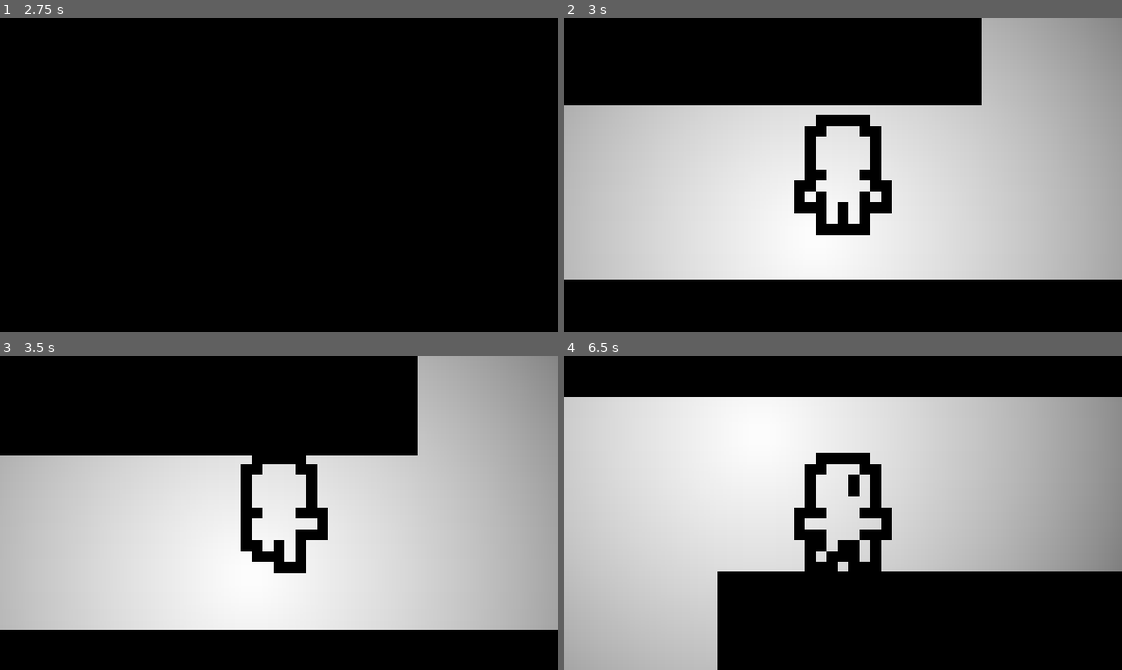
Above: before the commit, frames 1-4 (two rows, left to right).
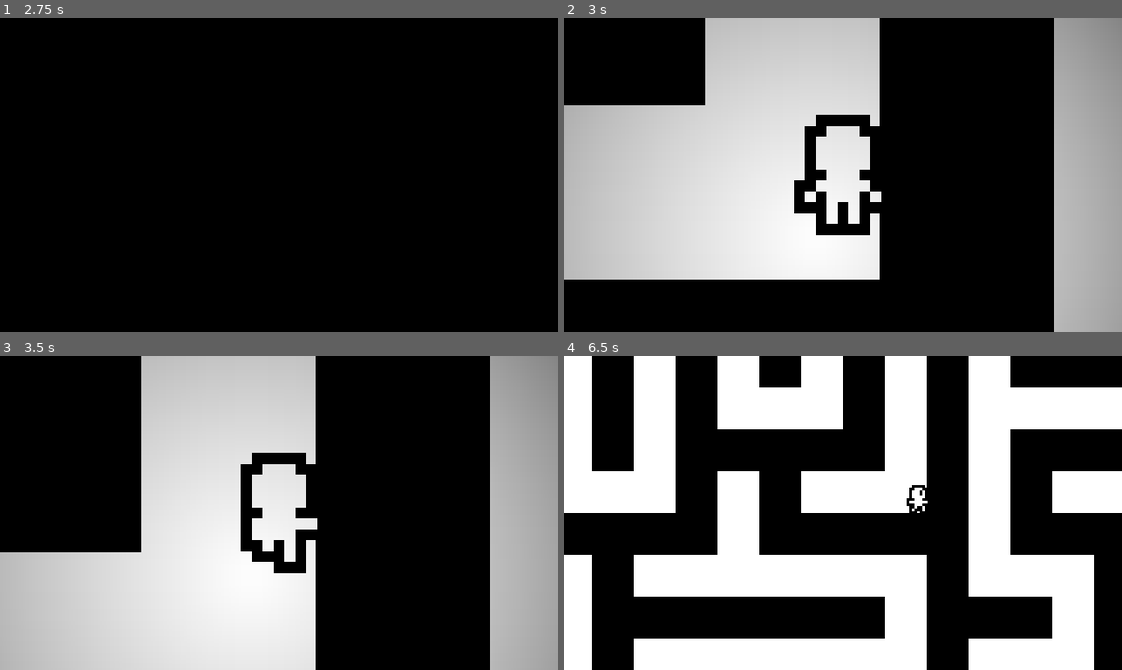
Above: after the commit, the same moments.

Repository: CasBogart/MINOTAUR
Game: Godot game, scene res://src/labyrinth.tscn
Same seed, same stepped clock (60 frames per second), same inputs: the game is played once before the commit and once after it. The project has no main scene, so this scene is started directly.
Inputs (mouse positions are in pixels of both pictures, inside the frame that each line leads up to):
- Up to frame 1 (2.75 s): tap Enter at 0.5, 2 s; move the mouse to (401, 159) at 0.52 s; hold D (move_right) 0.53-1.28 s; hold Shift (run) 0.53-1.28 s; tap Space (lantern_interact) at 1.25, 1.35 s; move the mouse to (167, 190) at 1.27 s; hold S (move_down) 1.28-2.03 s; tap Shift (run) at 1.55 s; move the mouse to (334, 105) at 2.02 s; hold D (move_right) from 2.03 s (still down); hold Shift (run) from 2.03 s (still down)
- Up to frame 2 (3 s): tap Space (lantern_interact) at 2.75 s; move the mouse to (815, 237) at 2.77 s; release D (move_right) at 2.78 s; release Shift (run) at 2.78 s; hold W (move_up) from 2.78 s (still down); tap Shift (run) at 2.85 s
- Up to frame 3 (3.5 s): keep holding W (move_up)
- Up to frame 4 (6.5 s): move the mouse to (1010, 560) at 3.52 s; release W (move_up) at 3.53 s; hold Shift (run) 3.53-4.28 s; hold A (move_left) 3.53-5.03 s; tap Space (lantern_interact) at 3.6, 5.85 s; tap Tab (map) at 4.15 s; move the mouse to (675, 465) at 4.27 s; tap Shift (run) at 4.35, 6.05 s; tap Enter at 5 s; move the mouse to (870, 513) at 5.02 s; hold S (move_down) 5.03-5.78 s; hold Shift (run) 5.03-5.78 s; move the mouse to (759, 434) at 5.77 s; hold D (move_right) from 5.78 s (still down)

Frame 1 is identical in both runs. In frame 2, 31% of the frame differs, in the area x 25-100%, y 0-100%; in frame 3, 48%; in frame 4, 77%, in the area x 0-100%, y 0-100%.

Commit message:
i don't know
lantern bugfixes, minimap kindof works

Diff:
--- a/common/aster/aster.gd
+++ b/common/aster/aster.gd
@@ -2,6 +2,7 @@
 
 @onready var animated_sprite: AnimatedSprite2D = $AnimatedSprite2D
 @onready var state_machine: StateMachine = $StateMachine
+@onready var player_cam: Camera2D = $Camera2D
 @onready var lantern = $Lantern
 
 # i just made some bullshittttt
@@ -9,6 +10,7 @@
 func _ready() -> void:
 	state_machine.init(self)
 	self.add_to_group("minotarget")
+	SignalBus.open_map.connect(map_open)
 
 	# this is convoluted but makes sure the character is facing south when you load in
 	animated_sprite.play("walkforward")
@@ -25,3 +27,11 @@
 
 func _unhandled_input(event: InputEvent) -> void:
 	state_machine.process_input(event)
+
+func map_open(camera: Camera2D):
+	if not camera.enabled:
+		camera.enabled = true
+		player_cam.enabled = false
+	else:
+		player_cam.enabled = true
+		camera.enabled = false
--- a/common/minotaur/minotaur.gd
+++ b/common/minotaur/minotaur.gd
@@ -7,11 +7,13 @@
 @onready var lantern_raycast: RayCast2D = $LanternCast
 @onready var search_area: Area2D = $SearchArea
 @onready var search_timer: Timer = $SearchTimer
+@onready var lantern_follow_timer: Timer = $LanternFollowTimer
 @onready var state_machine: StateMachine = $StateMachine
 
 @export var PursueState: State
 @export var FollowState: State
 
+var current_lantern_raycast_collider
 var current_raycast_collider
 var lantern_following: bool = false
 
@@ -35,9 +37,11 @@
 # this is probably fucked up rn but I'll figure it out later
 
 func _on_search_area_body_entered(_body: Node2D) -> void:
+	lantern_follow_timer.start()
 	search_timer.start()
 
 func _on_search_area_body_exited(_body: Node2D) -> void:
+	lantern_follow_timer.stop()
 	search_timer.stop()
 
 func _on_search_timer_timeout() -> void:
@@ -45,15 +49,20 @@
 	if current_raycast_collider is CharacterBody2D and (current_raycast_collider.lantern.light.enabled == true or current_raycast_collider.velocity > Vector2(0, 0)) and not state_machine.current_state == PursueState:
 		state_machine.change_state(PursueState)
 
+func _on_lantern_follow_timer_timeout() -> void:
+	current_lantern_raycast_collider = lantern_raycast.get_collider()
+	if current_lantern_raycast_collider is Lantern:
+		SignalBus.emit_signal("lantern_follow", get_global_mouse_position())
+
 # these should really be the same function but idc
 func player_follow(pos: Vector2):
 	if not state_machine.current_state == PursueState:
 		nav_agent.target_position = pos
 		state_machine.change_state(FollowState)
 
+# this gets fucked up if lantern is too close to minotaur when everything initializes, see if that can be fixed?
 func lantern_follow(pos: Vector2):
-	if not state_machine.current_state == PursueState and lantern_raycast.get_collider() is Node2D:
-		# uhhhh this could prob be implemented better
+	if not state_machine.current_state == PursueState:
 		lantern_following = true
 		nav_agent.target_position = pos
 		state_machine.change_state(FollowState)
--- a/common/minotaur/minotaur.tscn
+++ b/common/minotaur/minotaur.tscn
@@ -98,6 +98,10 @@
 [node name="SearchTimer" type="Timer" parent="." unique_id=1823164979]
 wait_time = 0.2
 
+[node name="LanternFollowTimer" type="Timer" parent="." unique_id=349555287]
+wait_time = 1.25
+
 [connection signal="body_entered" from="SearchArea" to="." method="_on_search_area_body_entered"]
 [connection signal="body_exited" from="SearchArea" to="." method="_on_search_area_body_exited"]
 [connection signal="timeout" from="SearchTimer" to="." method="_on_search_timer_timeout"]
+[connection signal="timeout" from="LanternFollowTimer" to="." method="_on_lantern_follow_timer_timeout"]
--- a/global/signalbus.gd
+++ b/global/signalbus.gd
@@ -2,3 +2,4 @@
 
 signal player_running(pos: Vector2)
 signal lantern_follow(pos: Vector2)
+signal open_map(camera: Camera2D)
--- a/src/labyrinth.gd
+++ b/src/labyrinth.gd
@@ -5,7 +5,9 @@
 
 enum cell_state {UNVISITED, POSSIBLE, VISITED}
 # didn't want to hardcode this but can't export it and onready it at the same time afaik
-@onready var size: int = 51
+@onready var size: int = 31
+@onready var cam: Camera2D = $Camera2D
+@onready var dark: CanvasModulate = $CanvasModulate
 @onready var rng: RandomNumberGenerator = RandomNumberGenerator.new()
 
 var aster = preload("res://common/aster/aster.tscn")
@@ -21,6 +23,14 @@
 		generate()
 		Flags.here_before = true
 
+func _input(_event: InputEvent) -> void:
+	if Input.is_action_just_pressed("map"):
+		if dark.visible:
+			dark.visible = false
+		elif not dark.visible:
+			dark.visible = true
+		SignalBus.emit_signal("open_map", cam)
+
 func generate() -> labyrinth:
 	rng.seed = hash(Time.get_datetime_string_from_system(false, true))
 	var map: Array = initialize_maze()
@@ -28,7 +38,8 @@
 	find_exit(map)
 	draw_map(map)
 
-	inst(Vector2((floor(size / 2) * 10) - 2.5, (floor(size / 2) * 10) - 2.5), aster)
+	#this isn't perfectly centered bc (16, 16) afaik is always a wall but. whatev
+	inst(map_to_local(Vector2i(15, 15)), aster)
 
 	if 0 < Flags.level and Flags.level < 5:
 		var mino_spawn_random: Array = []
@@ -37,8 +48,10 @@
 				if map[i][j] == cell_state.VISITED and check_neighbors([i, j], map, cell_state.VISITED, 1).size() == 1:
 					mino_spawn_random.append([i, j])
 
+		# might be better to make sure this is in a certain vicinity to the player
+		# also fuckkkkkk it only generates on first entry i need to move these somewhere else
 		var spawn: Array = mino_spawn_random.pick_random()
-		inst(Vector2(spawn[0], spawn[1]), minotaur)
+		inst(map_to_local(Vector2i(spawn[0], spawn[1])), minotaur)
 
 	return self
 
@@ -96,7 +109,7 @@
 
 func hunt_and_kill(map: Array) -> Array:
 	# always starts in the very center cell
-	var center_cell: Array = [floor(map.size() / 2), floor(map.size() / 2)]
+	var center_cell: Array = [ceil(map.size() / 2), ceil(map.size() / 2)]
 	var current_cell: Array = center_cell
 	var hunt_active: bool = true
 
@@ -130,6 +143,7 @@
 			if map[i][j] == cell_state.VISITED and ((i == 1 or i == 49) or (j == 1 or j == 49)) and check_neighbors([i, j], map, cell_state.VISITED, 1).size() == 1:
 				possible_exit.append([i, j])
 
+	# !!!!!!!!!!!!!!!!!!!!!!!!!!!!!!!!!!!!!!!!!!!!!!!!!!!!!!!!!!!!!!!!!!!!!!!!!!!!!!!!!!!!!!!!! something fucked up here and idk what
 	var exit_neighbor: Array = possible_exit[rng.randi_range(0, possible_exit.size() - 1)]
 	# this is the best i can be bothered to do it
 	if exit_neighbor[0] == 1:
--- a/src/labyrinth.tscn
+++ b/src/labyrinth.tscn
@@ -45,5 +45,11 @@
 script = ExtResource("1_iepnh")
 metadata/_custom_type_script = "uid://dn56s3sxvwitd"
 
+[node name="Camera2D" type="Camera2D" parent="." unique_id=499074702]
+offset = Vector2(256, 256)
+enabled = false
+zoom = Vector2(3, 3)
+editor_draw_screen = false
+
 [node name="CanvasModulate" type="CanvasModulate" parent="." unique_id=1566983077]
 color = Color(0, 0, 0, 1)
--- a/src/lantern.gd
+++ b/src/lantern.gd
@@ -8,6 +8,7 @@
 func _ready() -> void:
 	if Flags.level < 5 and Flags.level > 1:
 		light.texture_scale = 1.5
+	SignalBus.open_map.connect(hide_lantern)
 
 func _input(_event: InputEvent) -> void:
 	if Input.is_action_just_released("lantern_interact") and not light.enabled:
@@ -24,3 +25,9 @@
 		# increase time between lures
 		num += 1
 		light_has_been_disabled = false
+
+func hide_lantern(_cam: Camera2D):
+	if self.visible:
+		Input.mouse_mode = Input.MOUSE_MODE_CONFINED_HIDDEN
+	elif not self.visible:
+		Input.mouse_mode = Input.MOUSE_MODE_CONFINED
--- a/src/statemachine/minotaur2dstate/minoPursue.gd
+++ b/src/statemachine/minotaur2dstate/minoPursue.gd
@@ -22,8 +22,7 @@
 		var nav_point_direction = parent.to_local(parent.nav_agent.get_next_path_position()).normalized()
 		parent.velocity = nav_point_direction * run_speed * delta
 
-	# this isn't normalized but whatever
-	if parent.raycast.get_target_position().length < 30 and not parent.raycast.get_collider() is CharacterBody2D:
+	if parent.raycast.get_target_position().length() < 30 and not parent.raycast.get_collider() is CharacterBody2D:
 		return IdleState
 
 	if pursueTimer.timeout:
